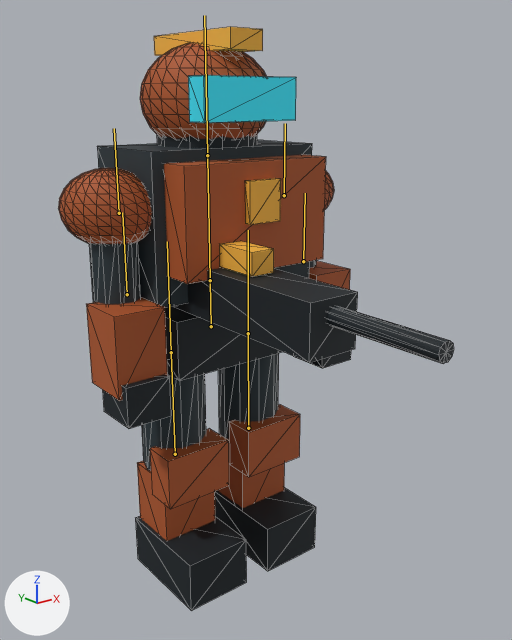
Renders of the glTF model public/assets/actors/arc-trooper.glb from each side of a commit.
Rendered twice from a camera (50 mm lens) standing at (-1.39, -1.99, 1.69) and looking at (-0.05, -0.32, 1.02). Arrows for +X, +Y and +Z are at lower left; the lights stay in place. The older version comes first. The bones that bend it are drawn over the model as lines. Mesh edges are drawn as thin lines.

The first picture shows 'arc-trooper-body', 'arc-trooper-visor'.
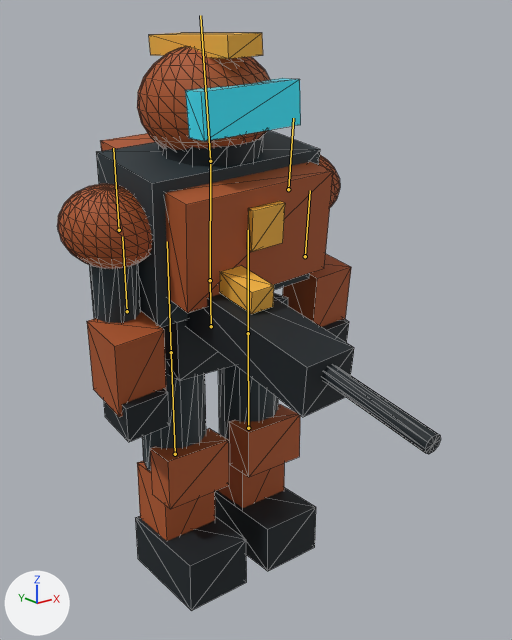
The newer file adds an action. The first version stands in its rest pose; the second is drawn at frame 5 of the action 'hit'.

Pixel boxes (x1, y1, x2, y2) of what changed, in the pictures (512 x 640 px):
'arc-trooper-body', posed
    before: (58, 27, 454, 611)
    after: (57, 33, 441, 611)
'arc-trooper-visor', posed (7% wider, 31% taller)
    before: (188, 75, 296, 123)
    after: (185, 78, 301, 141)
bone 'spine', root to tip
    before: (210, 280) to (207, 155)
    after: (210, 280) to (210, 161)
bone 'head', root to tip
    before: (207, 155) to (204, 15)
    after: (210, 161) to (200, 15)

What the commit changed:
Bone 'spine' (bone_spine) turns from (0, 0, 0) to (11, -1, 6) degrees about its own x, y and z.
Bone 'head' (bone_head) turns from (0, 0, 0) to (-8, 0, 0) degrees about its own x, y and z.
